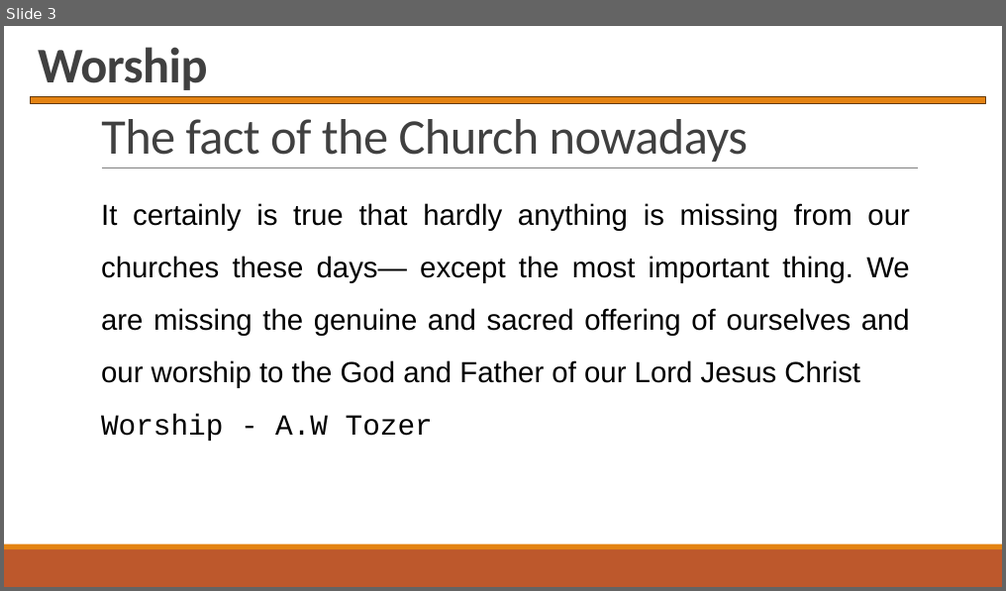
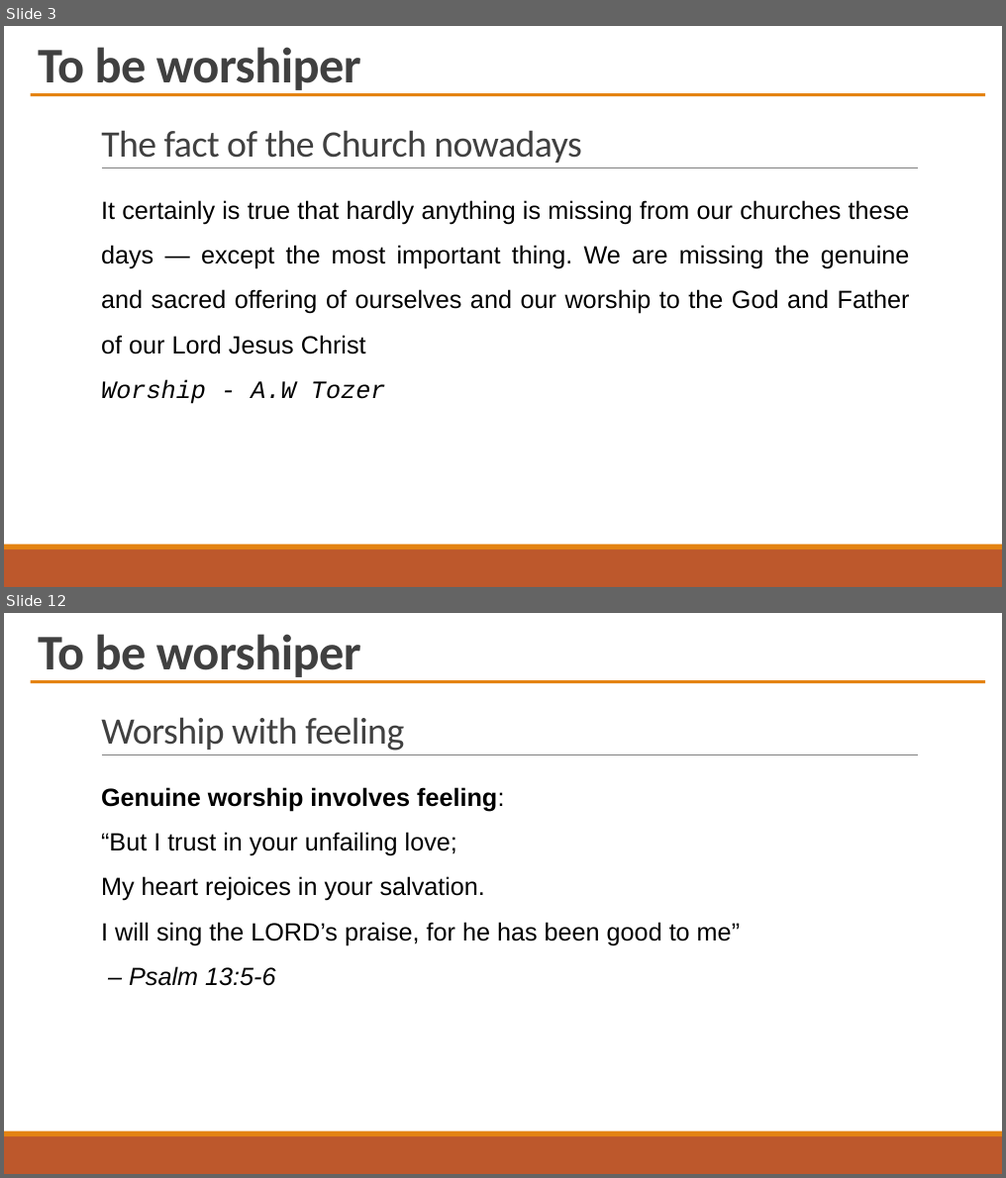
Before and after one commit to PhanNgocTrieu/SWPCT, a slide deck: Worship_Ref.pptx. Shown one above the other, each under a label of ours: slide 3 before the commit, slides 3 and 12 after it; the slides between them are not shown. The pictures are 1006x591 and 1006x1178 pixels, drawn with LibreOffice and Linux fonts; fonts in the diff are those of the drawing. Boxes give left, top, right and bottom in pixels: in the first picture for what was removed or moved away, otherwise in the second. Text is boxed around its words. In the diff, an @@ line names an element or a change of style, - is before the commit and + after.

```diff
--- a/Worship_Ref.pptx
+++ b/Worship_Ref.pptx
@@ slide 12 added at (4, 613, 1002, 1174), background #FFFFFF; not listed: 3 template elements that a slide beside it also shows @@
@@ text added at (38, 634, 361, 681), 48 pt, text #404040, bold @@
+To be worshiper
@@ rectangle added at (30, 680, 985, 683), fill #E48312 @@
@@ title added at (101, 717, 404, 751), 36 pt, text #404040 @@
+Worship with feeling
@@ text added at (101, 787, 740, 986), 24 pt, text #000000 @@
+Genuine worship involves feeling:
+“But I trust in your unfailing love;
+My heart rejoices in your salvation.
+I will sing the LORD’s praise, for he has been good to me”
+– Psalm 13:5-6
@@ slide 3 changed as well @@
@@ text at (38, 47, 361, 94): text changed @@
-Worship
+To be worshiper
@@ rectangle: place and size @@
-rectangle at (30, 97, 985, 104)
+rectangle at (30, 93, 985, 96)
@@ rectangle at (30, 93, 985, 96): outline #643908 1.25 pt to none @@
@@ title "The fact of the Church ..." at (101, 130, 581, 163): size 48 to 36 pt @@
@@ text at (101, 200, 910, 355): text changed; size 28 to 24 pt @@
-It certainly is true that hardly anything is missing from our churches these days— except the most important thing. We are missing the genuine and sacred offering of ourselves and our worship to the God and Father of our Lord Jesus Christ
+It certainly is true that hardly anything is missing from our churches these days — except the most important thing. We are missing the genuine and sacred offering of ourselves and our worship to the God and Father of our Lord Jesus Christ
@@ text at (101, 380, 386, 404): size 28 to 24 pt, italic on in "Worship - A.W Tozer" @@
```
Also in this commit, not shown: 2 other slides changed, 11 other slides added, 1 other file.
